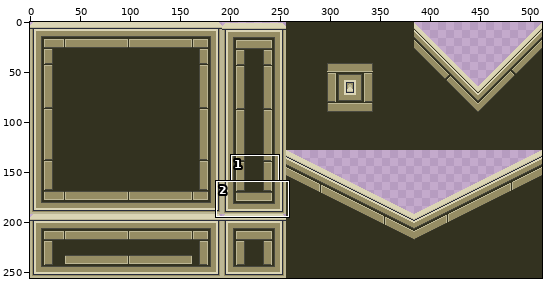
Sprite sheet: Assets/Sprites/Platform/Desk Tileset.png. Above: a wide view before the commit, with the close-up outlined.
Close-up. The starting point:
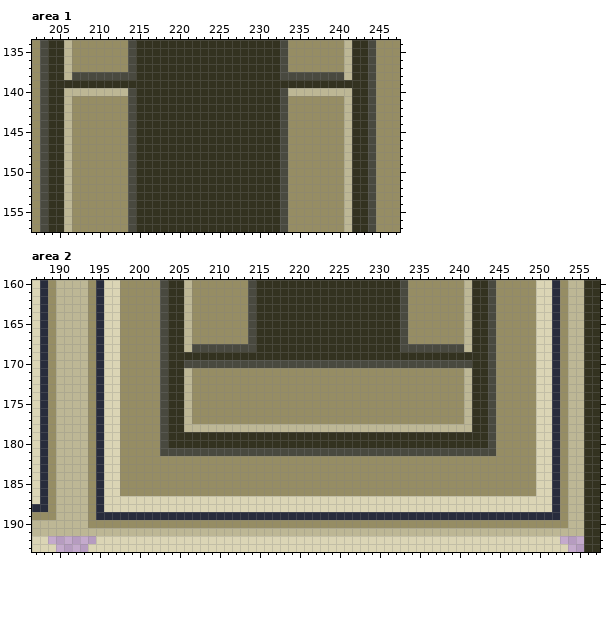
The file is 512x256 pixels. Shown: area 1: x 202..247, y 134..157; area 2: x 187..257, y 160..193. The commit also changed other parts of the picture, which this record leaves out.
The result:
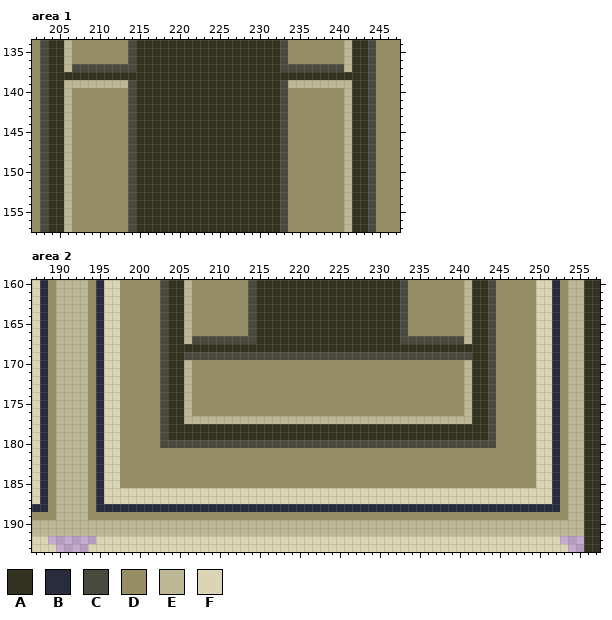
Palette (. is transparent): A #333220  B #282c3c  C #49493f  D #968d64  E #bdb795  F #dbd5b5
Changes in this commit:
Area 1:
y 137: x 207..213 DDDDDDD -> CCCCCCC; x 234..240 DDDDDDD -> CCCCCCC
y 138: x 206..214 ECCCCCCCC -> AAAAAAAAA; x 233..241 CCCCCCCCE -> AAAAAAAAA
y 139: x 206..214 AAAAAAAAA -> EEEEEEEEC; x 233..241 AAAAAAAAA -> CEEEEEEEE
y 140: x 207..213 EEEEEEE -> DDDDDDD; x 234..240 EEEEEEE -> DDDDDDD
Area 2:
y 167: x 207..213 DDDDDDD -> CCCCCCC; x 234..240 DDDDDDD -> CCCCCCC
y 168: x 206..214 ECCCCCCCC -> AAAAAAAAA; x 233..241 CCCCCCCCE -> AAAAAAAAA
y 169: x 206..241 AAAAAAAAAAAAAAAAAAAAAAAAAAAAAAAAAAAA -> CCCCCCCCCCCCCCCCCCCCCCCCCCCCCCCCCCCC
y 170: x 206..241 CCCCCCCCCCCCCCCCCCCCCCCCCCCCCCCCCCCC -> EDDDDDDDDDDDDDDDDDDDDDDDDDDDDDDDDDDE
y 177: x 207..240 DDDDDDDDDDDDDDDDDDDDDDDDDDDDDDDDDD -> EEEEEEEEEEEEEEEEEEEEEEEEEEEEEEEEEE
y 178: x 206..241 EEEEEEEEEEEEEEEEEEEEEEEEEEEEEEEEEEEE -> AAAAAAAAAAAAAAAAAAAAAAAAAAAAAAAAAAAA
y 180: x 204..243 AAAAAAAAAAAAAAAAAAAAAAAAAAAAAAAAAAAAAAAA -> CCCCCCCCCCCCCCCCCCCCCCCCCCCCCCCCCCCCCCCC
y 181: x 203..244 CCCCCCCCCCCCCCCCCCCCCCCCCCCCCCCCCCCCCCCCCC -> DDDDDDDDDDDDDDDDDDDDDDDDDDDDDDDDDDDDDDDDDD
y 186: x 198..249 DDDDDDDDDDDDDDDDDDDDDDDDDDDDDDDDDDDDDDDDDDDDDDDDDDDD -> FFFFFFFFFFFFFFFFFFFFFFFFFFFFFFFFFFFFFFFFFFFFFFFFFFFF
y 188: x 196..251 FFFFFFFFFFFFFFFFFFFFFFFFFFFFFFFFFFFFFFFFFFFFFFFFFFFFFFFF -> BBBBBBBBBBBBBBBBBBBBBBBBBBBBBBBBBBBBBBBBBBBBBBBBBBBBBBBB
y 189: x 195..252 BBBBBBBBBBBBBBBBBBBBBBBBBBBBBBBBBBBBBBBBBBBBBBBBBBBBBBBBBB -> DDDDDDDDDDDDDDDDDDDDDDDDDDDDDDDDDDDDDDDDDDDDDDDDDDDDDDDDDD
y 190: x 194..253 DDDDDDDDDDDDDDDDDDDDDDDDDDDDDDDDDDDDDDDDDDDDDDDDDDDDDDDDDDDD -> EEEEEEEEEEEEEEEEEEEEEEEEEEEEEEEEEEEEEEEEEEEEEEEEEEEEEEEEEEEE
Pixel boxes of the changes (left, top, right, bottom) in both close-ups:
changed: (64, 64, 136, 96)
changed: (280, 64, 352, 96)
changed: (184, 336, 472, 368)
changed: (88, 416, 568, 528)
